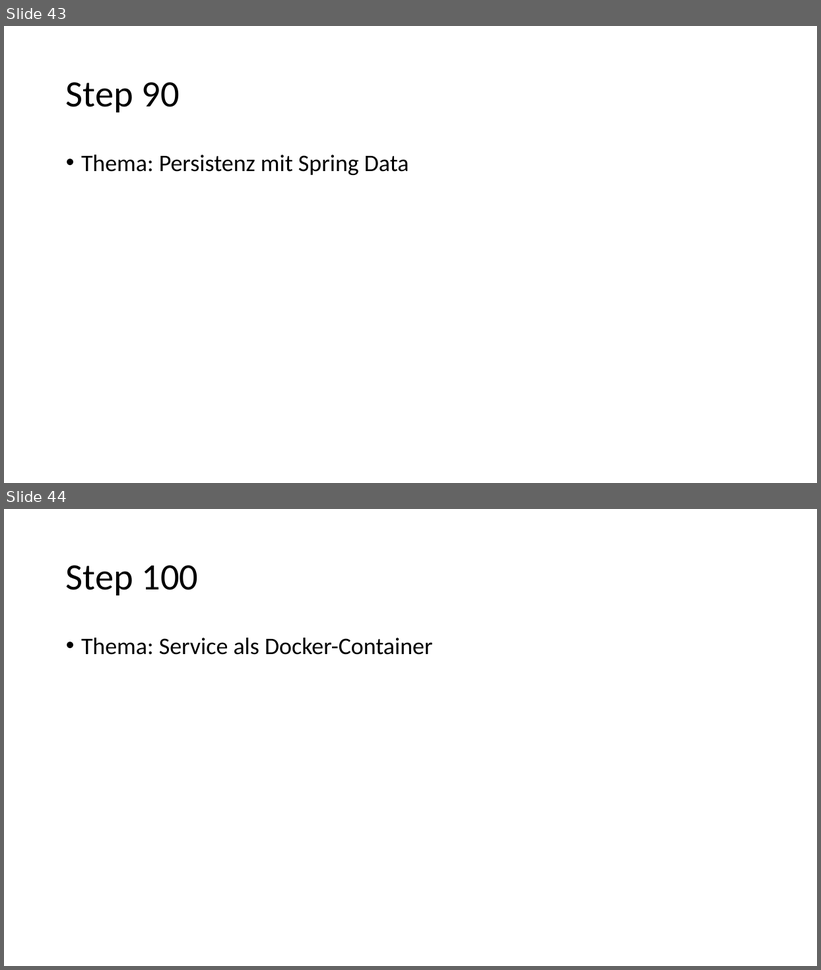
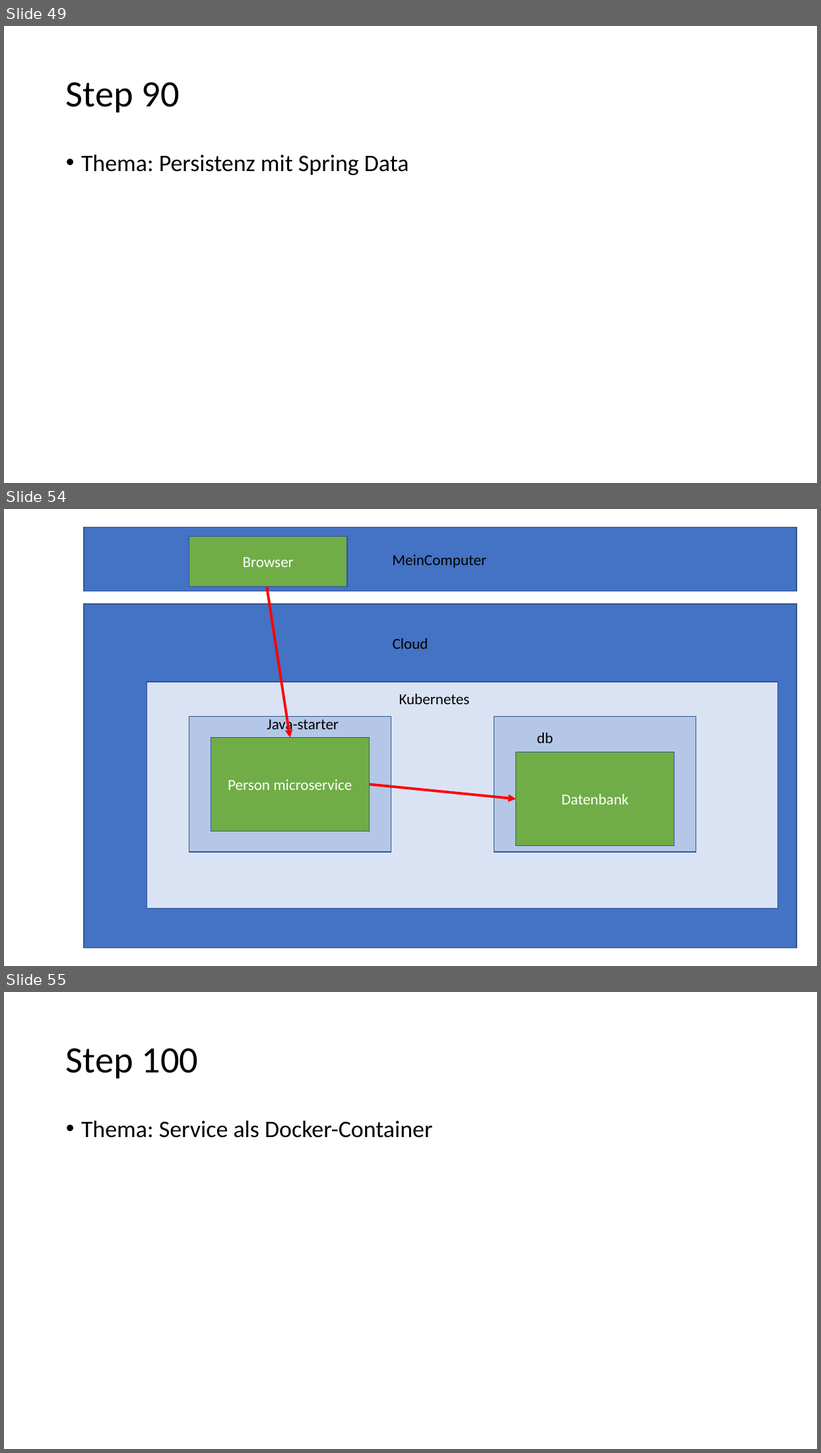
Before and after one commit to igeldo/PR4-SoSe23, a slide deck: Java-Starter.pptx. Shown one above the other, each under a label of ours: slides 43 and 44 before the commit, slides 49, 54 and 55 after it; the slides between them are not shown. The pictures are 821x970 and 821x1453 pixels, drawn with LibreOffice and Linux fonts; fonts in the diff are those of the drawing. Boxes give left, top, right and bottom in pixels: in the first picture for what was removed or moved away, otherwise in the second. Text is boxed around its words. In the diff, an @@ line names an element or a change of style, - is before the commit and + after.

```diff
--- a/Java-Starter.pptx
+++ b/Java-Starter.pptx
@@ slide 54 added at [4, 509, 817, 966], background #FFFFFF @@
@@ rectangle added at [84, 527, 797, 591], fill #4472C4, outline #325491 1 pt @@
@@ rectangle added at [189, 537, 347, 586], fill #70AD47, outline #325491 1 pt, 18 pt, text #FFFFFF @@
+Browser
@@ text added at [392, 555, 486, 568], 18 pt, text #000000 @@
+MeinComputer
@@ arrow added from (267, 586) to (290, 738), #FF0000 3 pt @@
@@ rectangle added at [84, 604, 797, 948], fill #4472C4, outline #325491 1 pt @@
@@ text added at [393, 638, 428, 649], 18 pt, text #000000 @@
+Cloud
@@ rectangle added at [147, 682, 778, 909], fill #DAE3F3, outline #325491 1 pt @@
@@ text added at [399, 694, 470, 704], 18 pt, text #000000 @@
+Kubernetes
@@ rectangle added at [189, 717, 391, 852], fill #B4C7E7, outline #325491 1 pt @@
@@ text added at [267, 717, 339, 734], 18 pt, text #000000 @@
+Java-starter
@@ rectangle added at [494, 717, 696, 852], fill #B4C7E7, outline #325491 1 pt @@
@@ rectangle added at [211, 738, 370, 832], fill #70AD47, outline #325491 1 pt, 18 pt, text #FFFFFF @@
+Person microservice
@@ text added at [537, 733, 553, 743], 18 pt, text #000000 @@
+db
@@ rectangle added at [516, 753, 675, 846], fill #70AD47, outline #325491 1 pt, 18 pt, text #FFFFFF @@
+Datenbank
@@ arrow added from (370, 785) to (516, 799), #FF0000 3 pt @@
@@ what was slide 43 is now slide 49 @@
@@ what was slide 44 is now slide 55 @@
```
Also in this commit, not shown: 3 slides changed, 11 other slides added.
